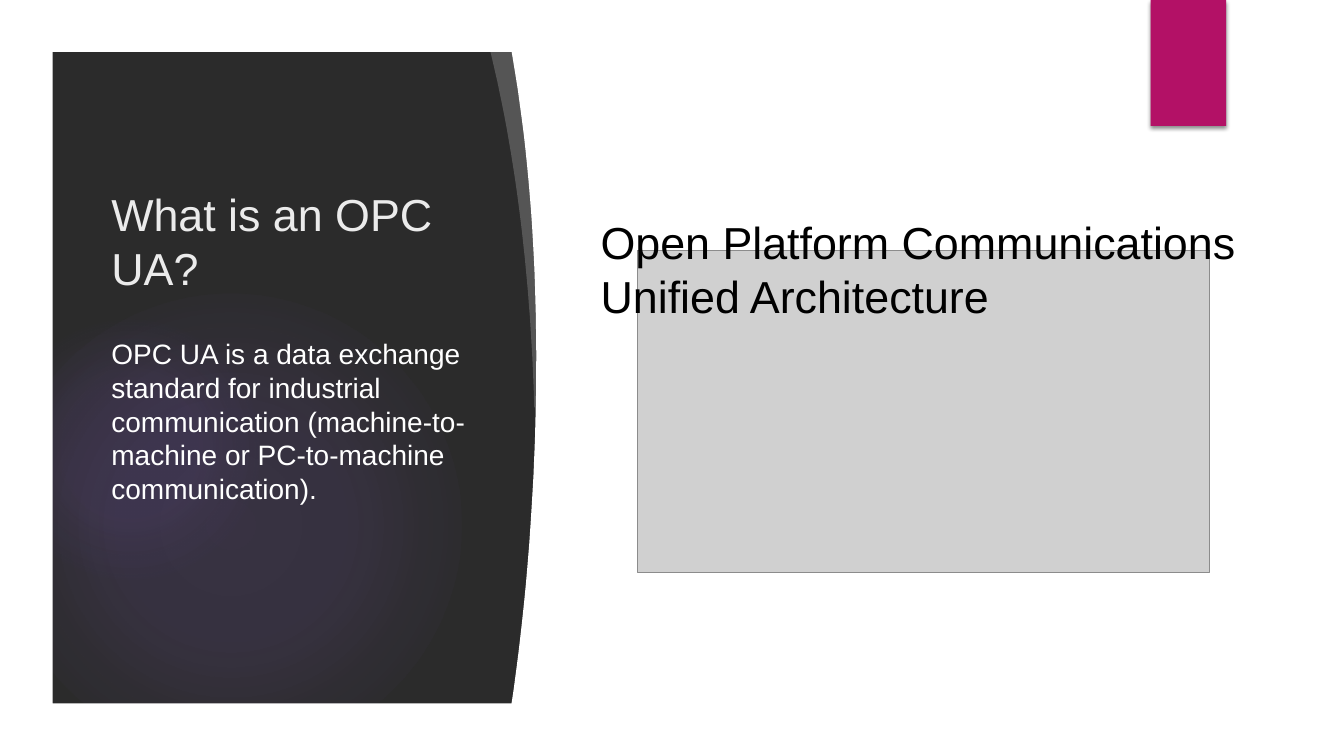
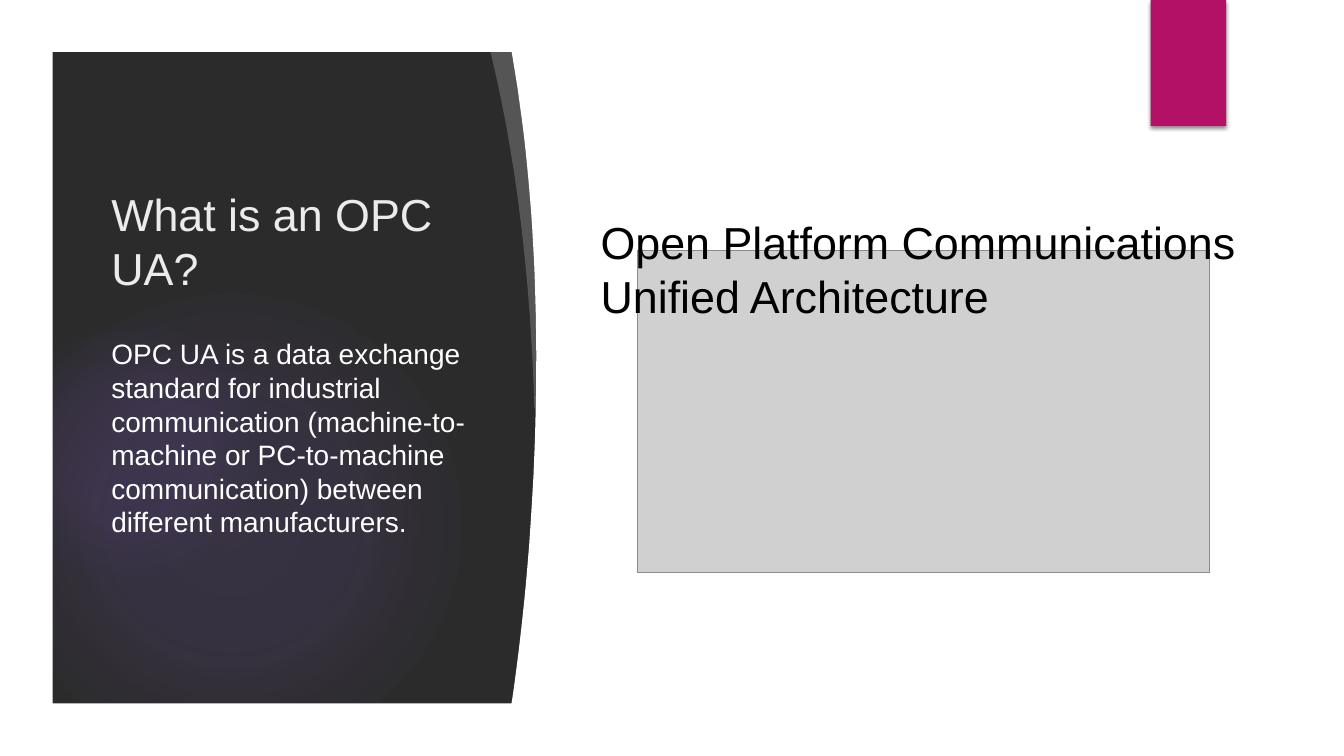
Before and after one commit to velizar92/TSK_Presentations, a slide deck: slide 2 of OPC UA.pptx (slide 1 before the commit). Drawn at 1344x756 pixels with LibreOffice and Linux fonts; fonts in the diff are those of the drawing; grey boxes stand for pictures; background and template pictures are left out; a plain dark background stands for a picture behind light text. Boxes give left, top, right and bottom in pixels: in the first picture for what was removed or moved away, otherwise in the second. Text is boxed around its words. In the diff, an @@ line names an element or a change of style, - is before the commit and + after.

```diff
--- a/OPC UA.pptx
+++ b/OPC UA.pptx
@@ text at (x1=111, y1=343, x2=465, y2=533): text changed @@
-OPC UA is a data exchange standard for industrial communication (machine-to-machine or PC-to-machine communication).
+OPC UA is a data exchange standard for industrial communication (machine-to-machine or PC-to-machine communication) between different manufacturers.
```
Also in this commit, not shown: 9 other slides changed, 6 slides added.
